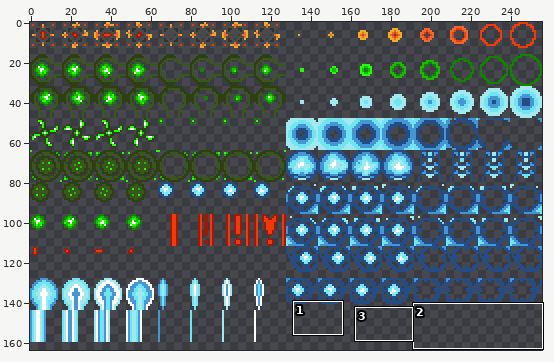
A sprite sheet gets an edit: sprites/SpriteSheet.png. The first picture is a wide view before the edit; the outline marks the close-up.
Close-up. As it was:
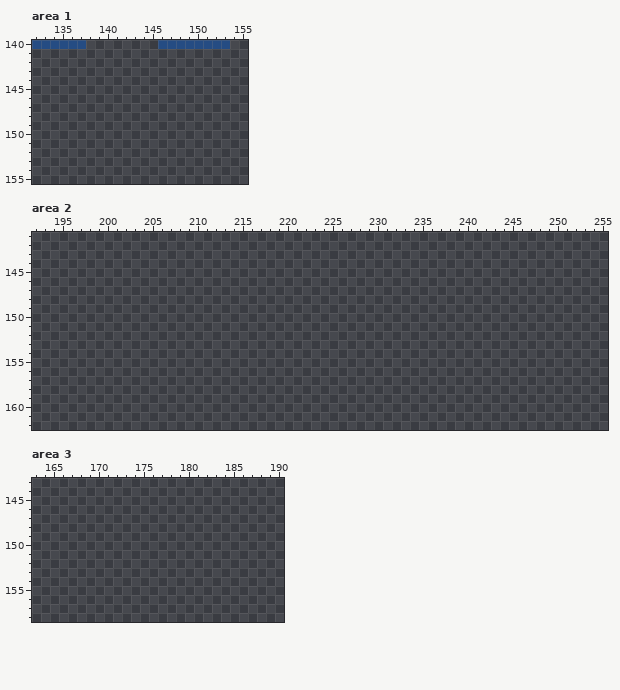
The file is 256x256 pixels. Shown: area 1: x 132..155, y 140..155; area 2: x 192..255, y 141..162; area 3: x 163..190, y 143..158. The wide view leaves out empty margins.
After the commit:
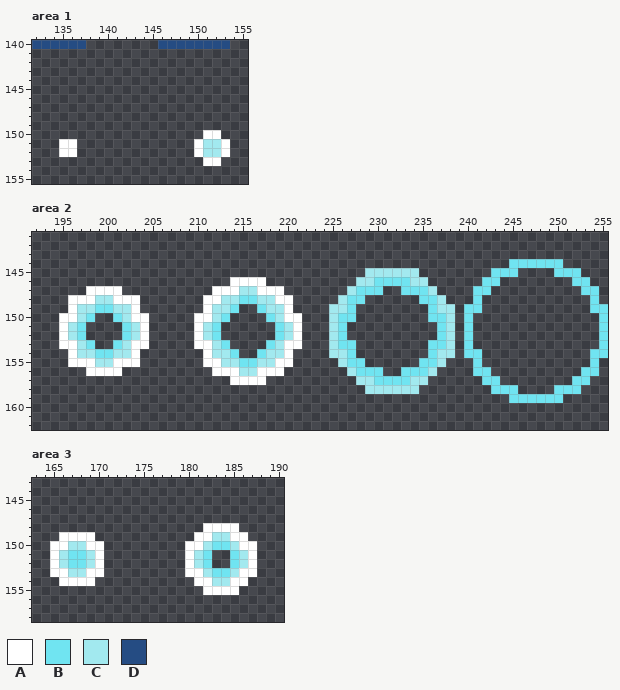
Palette (. is transparent): A #ffffff  B #70e4f1  C #a2e9ef  D #254c83
What changed:
Area 1:
The edit adds colour A in row 150 at x 151 to 152; in rows 151 to 152 at x 135 to 136, 150 and 153; in row 153 at x 151 to 152.
The edit adds colour C in rows 151 to 152 at x 151 to 152.
Area 2:
The edit adds colour A in row 146 at x 214 to 217; in row 147 at x 198 to 201, 212 to 214 and 217 to 219; in row 148 at x 196 to 198, 201 to 203, 211 to 212 and 219 to 220; in row 149 at x 196, 203, 211 and 220; in row 150 at x 195 to 196, 203 to 204, 210 to 211 and 220 to 221; in rows 151 to 152 at x 195, 204, 210 and 221.
The edit adds colour A in row 153 at x 195 to 196, 203 to 204, 210 to 211 and 220 to 221; in row 154 at x 196, 203, 211 and 220; in row 155 at x 196 to 198, 201 to 203, 211 to 212 and 219 to 220; in row 156 at x 198 to 201, 212 to 214 and 217 to 219; in row 157 at x 214 to 217.
The edit adds colour B in row 144 at x 245 to 250; in row 145 at x 243 to 245 and 250 to 252; in row 146 at x 230 to 233, 242 to 243 and 252 to 253; in row 147 at x 228 to 230, 233 to 235, 241 to 242 and 253 to 254; in row 148 at x 215 to 216, 227 to 228, 235 to 236, 241 and 254; in row 149 at x 199 to 200, 214, 217, 227, 236, 240 to 241 and 254 to 255.
The edit adds colour B in row 150 at x 198, 201, 213, 218, 226 to 227, 236 to 237, 240 and 255; in rows 151 to 152 at x 197, 202, 212, 219, 226, 237, 240 and 255; in row 153 at x 198, 201, 213, 218, 226 to 227, 236 to 237, 240 and 255; in row 154 at x 199 to 200, 214, 217, 227, 236, 240 to 241 and 254 to 255; in row 155 at x 215 to 216, 227 to 228, 235 to 236, 241 and 254; in row 156 at x 228 to 230, 233 to 235, 241 to 242 and 253 to 254.
The edit adds colour B in row 157 at x 230 to 233, 242 to 243 and 252 to 253; in row 158 at x 243 to 245 and 250 to 252; in row 159 at x 245 to 250.
The edit adds colour C in row 145 at x 229 to 234; in row 146 at x 228 to 229 and 234 to 235; in row 147 at x 215 to 216, 227 and 236; in row 148 at x 199 to 200, 213 to 214, 217 to 218, 226 and 237; in row 149 at x 197 to 198, 201 to 202, 212 to 213, 218 to 219, 225 to 226 and 237 to 238; in row 150 at x 197, 202, 212, 219, 225 and 238.
The edit adds colour C in rows 151 to 152 at x 196, 203, 211, 220, 225 and 238; in row 153 at x 197, 202, 212, 219, 225 and 238; in row 154 at x 197 to 198, 201 to 202, 212 to 213, 218 to 219, 225 to 226 and 237 to 238; in row 155 at x 199 to 200, 213 to 214, 217 to 218, 226 and 237; in row 156 at x 215 to 216, 227 and 236; in row 157 at x 228 to 229 and 234 to 235.
The edit adds colour C in row 158 at x 229 to 234.
Area 3:
The edit adds colour A in row 148 at x 182 to 185; in row 149 at x 166 to 169, 181 to 182 and 185 to 186; in row 150 at x 165 to 166, 169 to 170, 180 to 181 and 186 to 187; in rows 151 to 152 at x 165, 170, 180 and 187; in row 153 at x 165 to 166, 169 to 170, 180 to 181 and 186 to 187; in row 154 at x 166 to 169, 181 to 182 and 185 to 186.
The edit adds colour A in row 155 at x 182 to 185.
The edit adds colour B in row 150 at x 183 to 184; in rows 151 to 152 at x 167 to 168, 182 and 185; in row 153 at x 183 to 184.
The edit adds colour C in row 149 at x 183 to 184; in row 150 at x 167 to 168, 182 and 185; in rows 151 to 152 at x 166, 169, 181 and 186; in row 153 at x 167 to 168, 182 and 185; in row 154 at x 183 to 184.
Where, in picture pixels (left, top, right, bottom), the same in both close-ups:
added: (194, 130, 230, 166)
added: (59, 139, 77, 157)
added: (329, 259, 608, 403)
added: (194, 277, 302, 385)
added: (59, 286, 149, 376)
added: (185, 523, 257, 595)
added: (50, 532, 104, 586)
